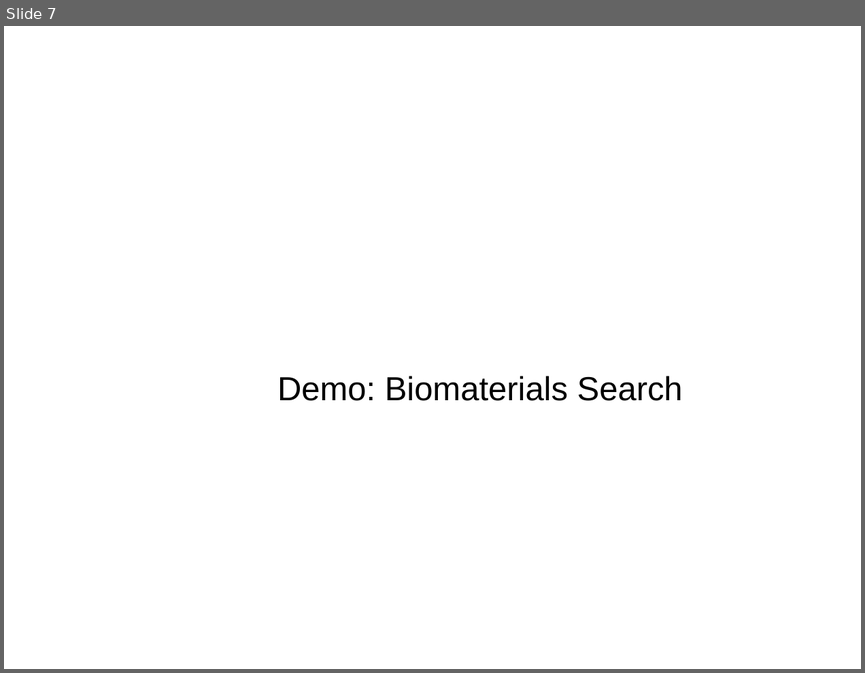
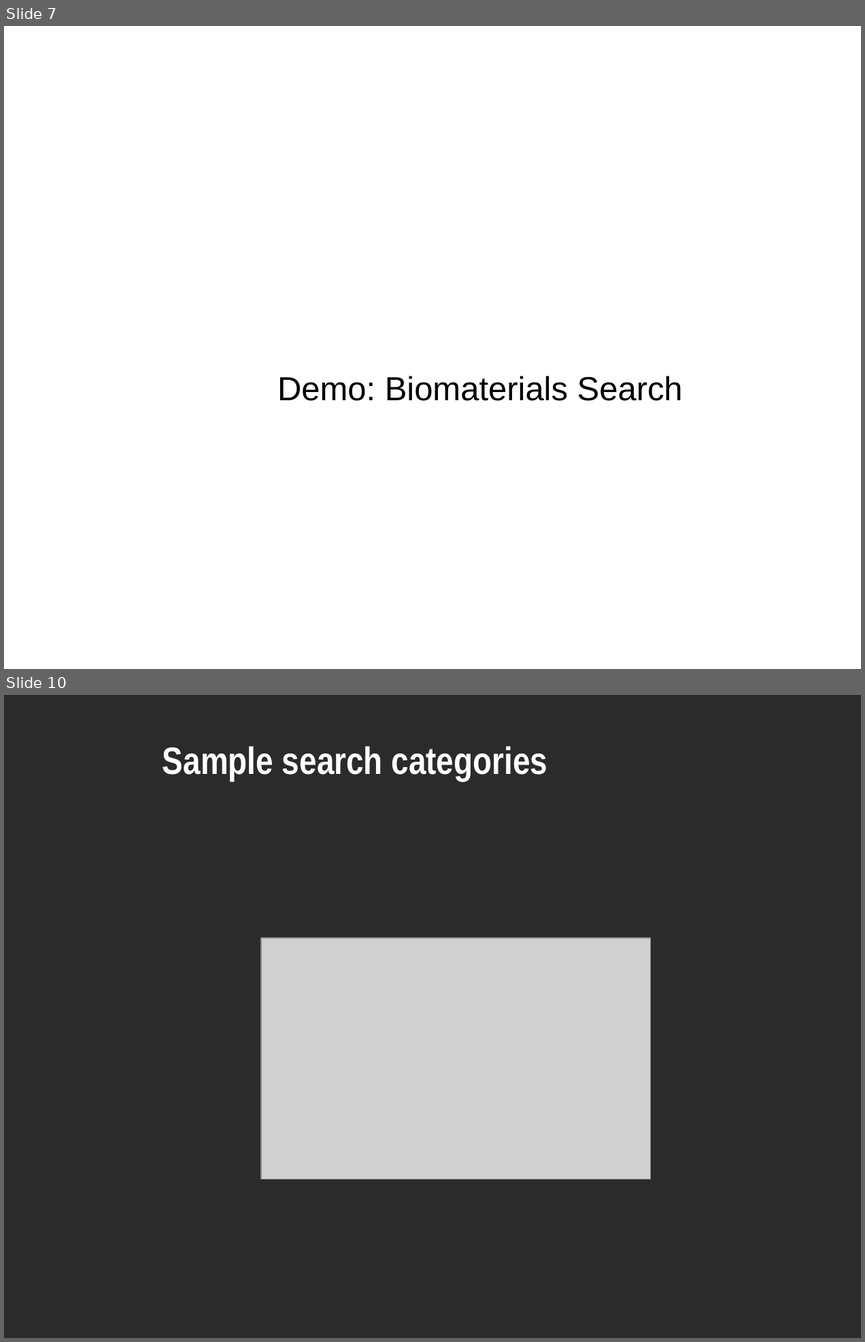
Before and after one commit to NCIP/caarray-docs, a slide deck: project_management/open_meetings/caArray User Community Meeting 2008.10.01.ppt. Shown one above the other, each under a label of ours: slide 7 before the commit, slides 7 and 10 after it; the slides between them are not shown. The pictures are 865x673 and 865x1342 pixels, drawn with LibreOffice and Linux fonts; fonts in the diff are those of the drawing; grey boxes stand for pictures; background and template pictures are left out; a plain dark background stands for a picture behind light text. Boxes give left, top, right and bottom in pixels: in the first picture for what was removed or moved away, otherwise in the second. Text is boxed around its words. In the diff, an @@ line names an element or a change of style, - is before the commit and + after.

Commit message:
added biomaterial search screenshots

```diff
--- a/project_management/open_meetings/caArray User Community Meeting 2008.10.01.ppt
+++ b/project_management/open_meetings/caArray User Community Meeting 2008.10.01.ppt
@@ slide 10 added at (4,695,861,1338), background picture (left out) @@
@@ title added at (162,746,548,781), 32 pt, text #FFFFFF, bold @@
+Sample search categories
@@ picture added at (261,938,650,1178) @@
```
Also in this commit, not shown: 8 other slides added.
